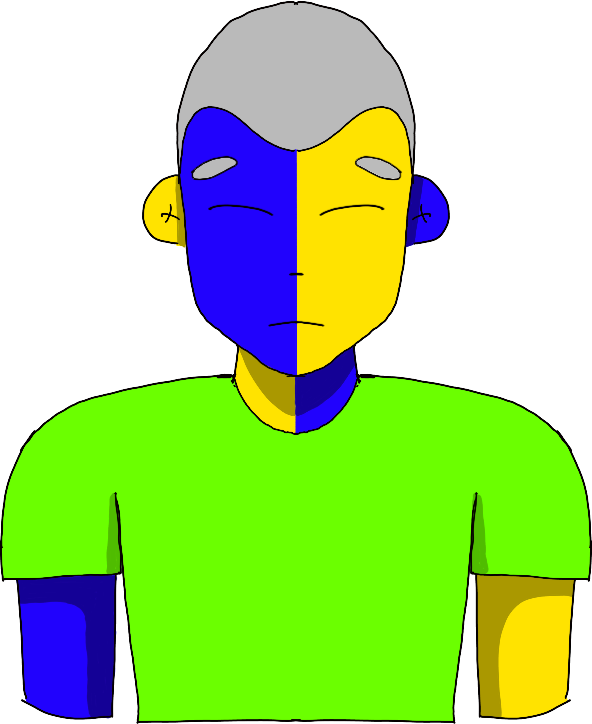
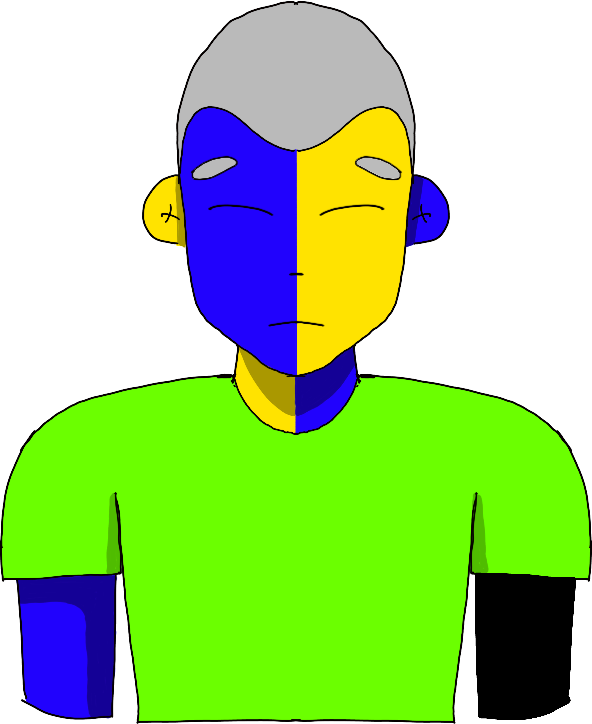
The second 592x724 image is a revision of the first. Changes to its layers:
added layer "col" above "body" over box(475, 572, 576, 720)
painted on "body" over box(475, 572, 576, 720)
